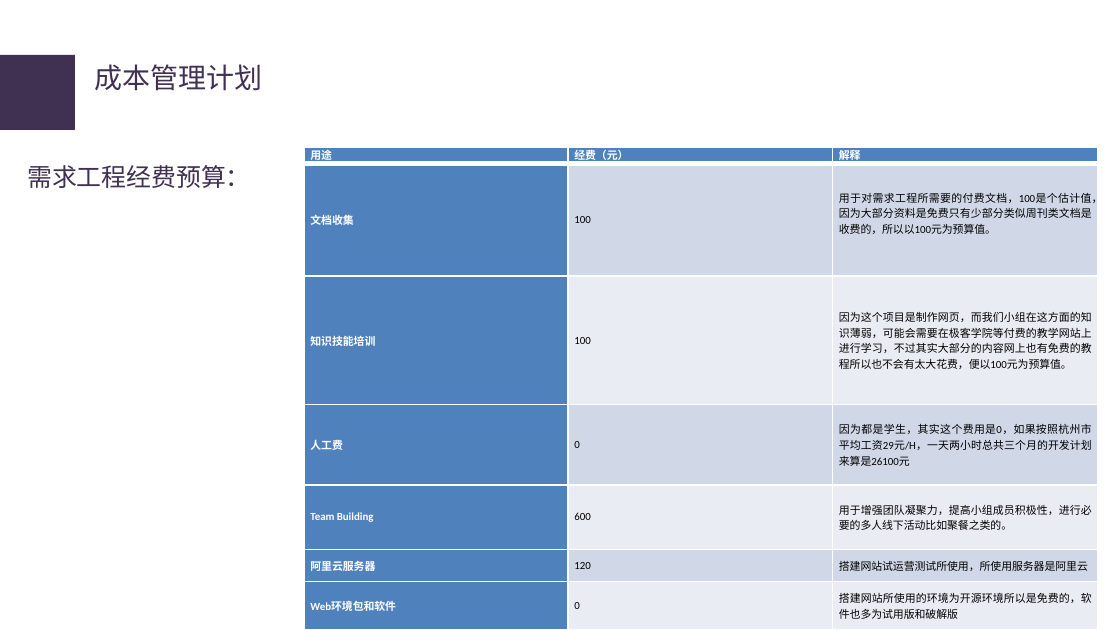
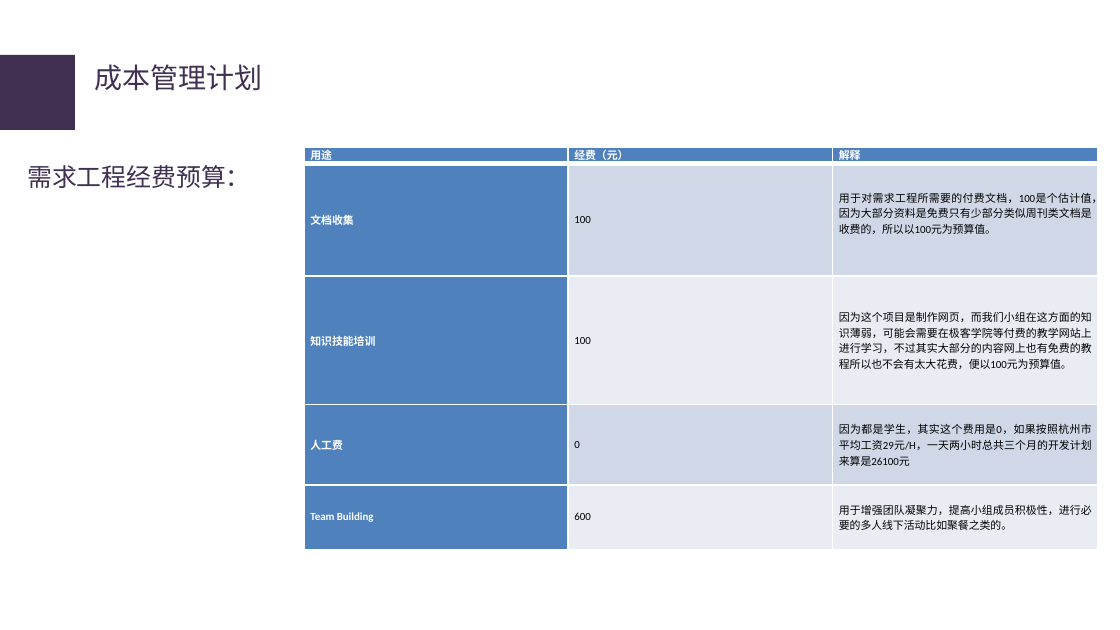
Before and after one commit to tzy502/G16, a slide deck: slide 23 of 需求工程计划/需求工程项目计划PPT.pptx (slide 21 before the commit). Drawn at 1120x630 pixels with LibreOffice and Linux fonts; fonts in the diff are those of the drawing; background and template pictures are left out. Boxes give left, top, right and bottom in pixels: in the first picture for what was removed or moved away, otherwise in the second. Text is boxed around its words. In the diff, an @@ line names an element or a change of style, - is before the commit and + after.

```diff
--- a/需求工程计划/需求工程项目计划PPT.pptx
+++ b/需求工程计划/需求工程项目计划PPT.pptx
@@ table at (305, 148, 1099, 550) @@
-row 6: 阿里云服务器 | 120 | 搭建网站试运营测试所使用，所使用服务器是阿里云
-row 7: Web环境包和软件 | 0 | 搭建网站所使用的环境为开源环境所以是免费的，软件也多为试用版和破解版
```
Also in this commit, not shown: 7 other slides changed, 7 slides added, 1 slide removed, 41 other files.
